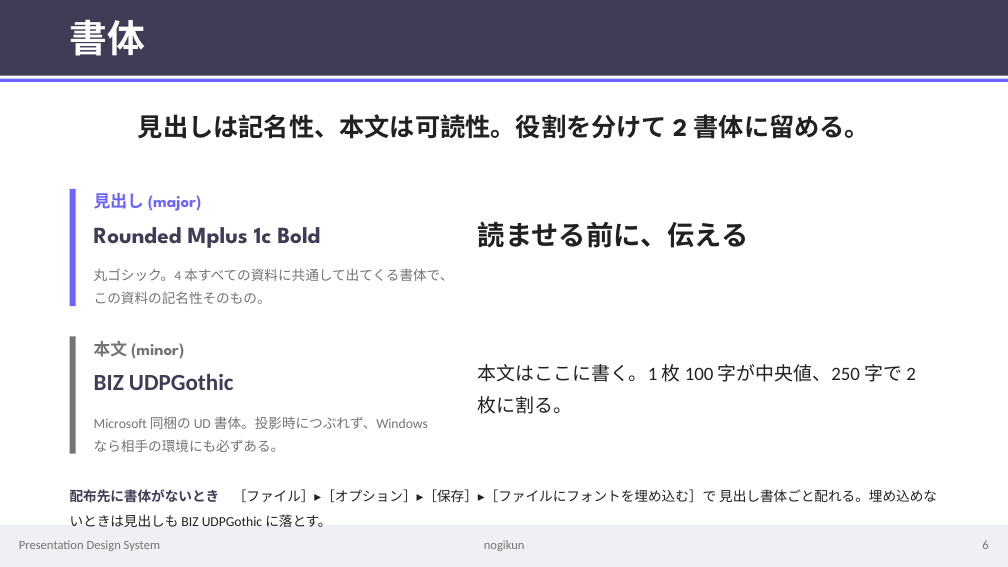
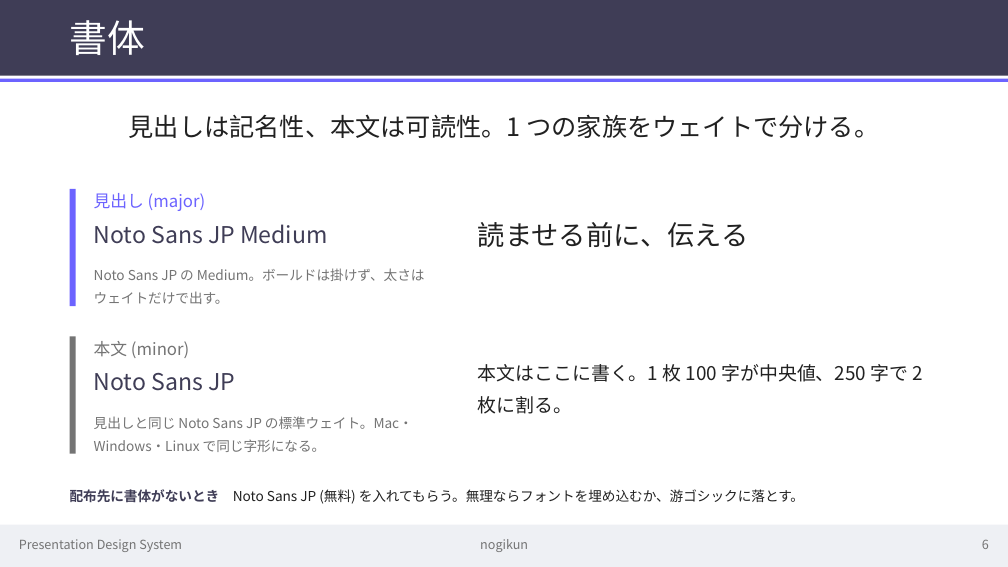
Before and after one commit to nogikun/html-deck, a slide deck: slide 6 of skills/pptx-design-system/assets/design.pptx. Drawn at 1008x567 pixels with LibreOffice and Linux fonts; fonts in the diff are those of the drawing. Boxes give left, top, right and bottom in pixels: in the first picture for what was removed or moved away, otherwise in the second. Text is boxed around its words. In the diff, an @@ line names an element or a change of style, - is before the commit and + after.

```diff
--- a/skills/pptx-design-system/assets/design.pptx
+++ b/skills/pptx-design-system/assets/design.pptx
@@ text at box(129, 114, 879, 138): text changed; font League Spartan to Noto Sans CJK JP; bold off @@
-見出しは記名性、本文は可読性。役割を分けて 2 書体に留める。
+見出しは記名性、本文は可読性。1 つの家族をウェイトで分ける。
@@ text at box(94, 224, 327, 244): text changed; font League Spartan to Noto Sans CJK JP; bold off @@
-Rounded Mplus 1c Bold
+Noto Sans JP Medium
@@ text at box(94, 268, 425, 304): text changed; font Calibri to Noto Sans CJK JP @@
-丸ゴシック。4 本すべての資料に共通して出てくる書体で、この資料の記名性そのもの。
+Noto Sans JP の Medium。ボールドは掛けず、太さはウェイトだけで出す。
@@ font League Spartan to Noto Sans CJK JP, bold off in 4 elements at box(70, 20, 146, 55), box(94, 193, 206, 211), box(478, 222, 749, 247), box(94, 341, 189, 358) @@
@@ font Calibri to Noto Sans CJK JP in 4 elements at box(19, 539, 182, 552), box(480, 539, 528, 552), box(982, 540, 989, 549), box(478, 364, 923, 414) @@
@@ text at box(94, 373, 235, 391): text changed; font Calibri to Noto Sans CJK JP; bold off @@
-BIZ UDPGothic
+Noto Sans JP
@@ text at box(94, 416, 413, 452): text changed; font Calibri to Noto Sans CJK JP @@
-Microsoft 同梱の UD 書体。投影時につぶれず、Windows なら相手の環境にも必ずある。
+見出しと同じ Noto Sans JP の標準ウェイト。Mac・Windows・Linux で同じ字形になる。
@@ text at box(70, 489, 804, 504): text changed; font Calibri to Noto Sans CJK JP @@
-配布先に書体がないとき ［ファイル］▸［オプション］▸［保存］▸［ファイルにフォントを埋め込む］で 見出し書体ごと配れる。埋め込めないときは見出しも BIZ UDPGothic に落とす。
+配布先に書体がないとき Noto Sans JP (無料) を入れてもらう。無理ならフォントを埋め込むか、游ゴシックに落とす。
```
Also in this commit, not shown: 15 other slides changed, 6 other files.
